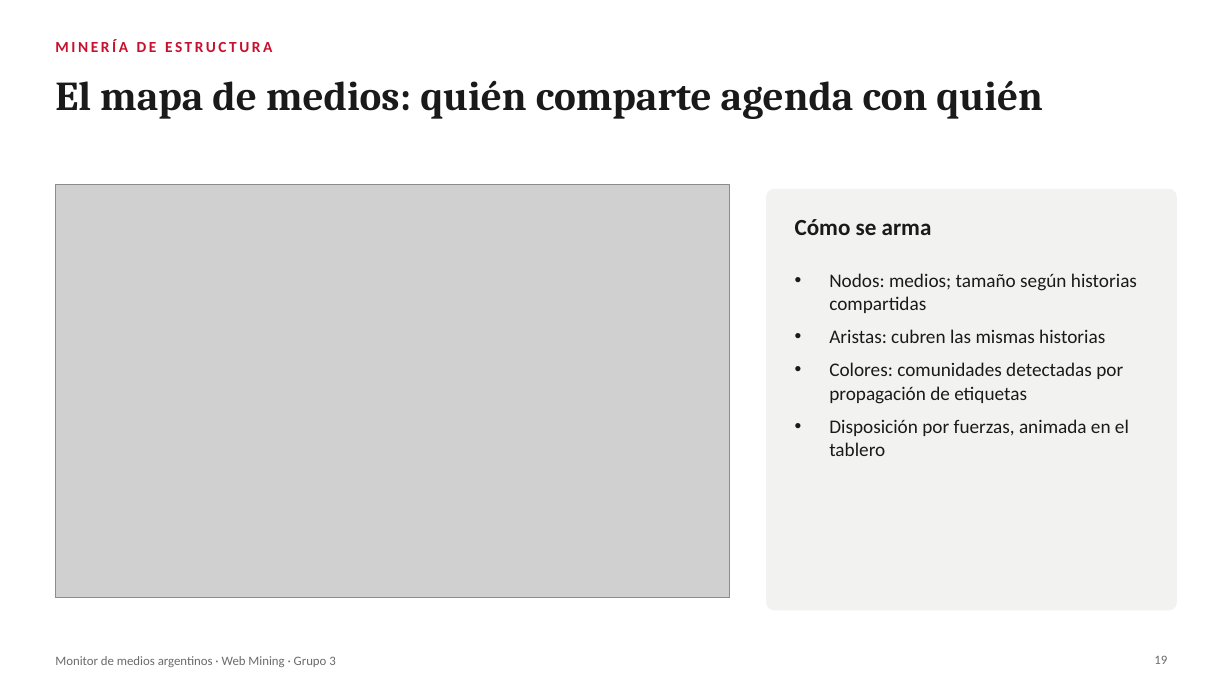
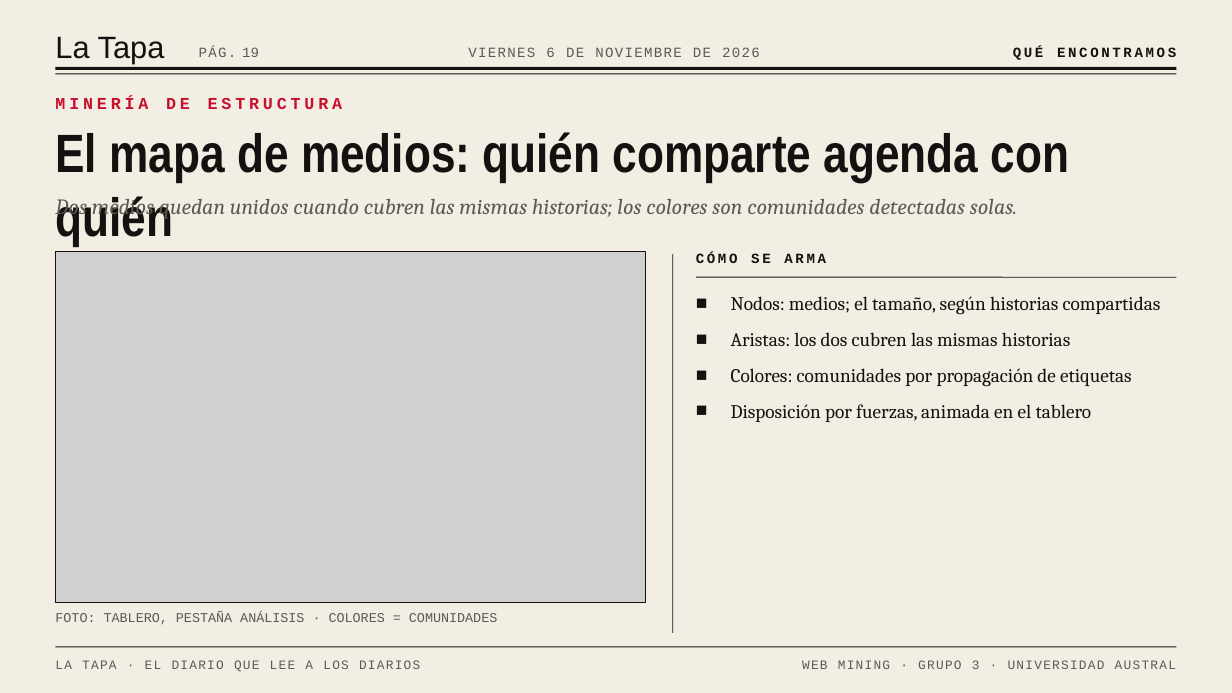
Before and after one commit to miguegarrone-blip/Web-Mining, a slide deck: slide 19 of docs/presentacion-tp.pptx. Drawn at 1232x693 pixels with LibreOffice and Linux fonts; fonts in the diff are those of the drawing; grey boxes stand for pictures. Boxes give left, top, right and bottom in pixels: in the first picture for what was removed or moved away, otherwise in the second. Text is boxed around its words. In the diff, an @@ line names an element or a change of style, - is before the commit and + after.

```diff
--- a/docs/presentacion-tp.pptx
+++ b/docs/presentacion-tp.pptx
@@ background #FFFFFF to #F3EEE3 @@
@@ text added at <box>55,36,165,64</box>, 24 pt, text #141210 @@
+La Tapa
@@ text added at <box>199,46,237,57</box>, 11 pt, text #5E5A54 @@
+PÁG.
@@ page number: place and size @@
-page number at <box>1154,655,1167,664</box>
+page number at <box>242,47,259,57</box>
@@ page number at <box>242,47,259,57</box>: size 10 to 11 pt, font Calibri to Courier New, text colour #6B6B6B to #5E5A54; alignment right to left; vertical alignment top to bottom @@
@@ text added at <box>468,47,760,57</box>, 11 pt, text #5E5A54 @@
+VIERNES 6 DE NOVIEMBRE DE 2026
@@ text added at <box>1013,46,1176,60</box>, 11 pt, text #141210, bold @@
+QUÉ ENCONTRAMOS
@@ line added from (55, 68) to (1177, 68), #141210 2.25 pt @@
@@ line added from (55, 74) to (1177, 74), #141210 0.75 pt @@
@@ title "El mapa de medios: quién ...": place and size @@
-title "El mapa de medios: quién ..." at <box>55,80,1042,119</box>
+title "El mapa de medios: quién ..." at <box>55,132,1069,246</box>
@@ title "El mapa de medios: quién ..." at <box>55,132,1069,246</box>: size 32 to 42 pt, font Cambria to Arial Narrow, text colour #1A1A1A to #141210 @@
@@ text "MINERÍA DE ESTRUCTURA": place and size @@
-text "MINERÍA DE ESTRUCTURA" at <box>55,39,272,52</box>
+text "MINERÍA DE ESTRUCTURA" at <box>55,96,343,109</box>
@@ text "MINERÍA DE ESTRUCTURA" at <box>55,96,343,109</box>: size 12 to 13 pt, font Calibri to Courier New, letter spacing 2 to 3 pt @@
@@ text added at <box>55,196,1017,219</box>, 17 pt, text #5E5A54, italic @@
+Dos medios quedan unidos cuando cubren las mismas historias; los colores son comunidades detectadas solas.
@@ rounded rectangle removed at <box>767,189,1177,610</box> @@
@@ picture: place and size @@
-picture at <box>55,185,730,598</box>
+picture at <box>55,251,645,603</box>
@@ rectangle added at <box>55,251,645,603</box>, outline #141210 0.75 pt @@
@@ line added from (673, 254) to (673, 633), #141210 0.5 pt @@
@@ text at <box>696,253,826,263</box>: text changed; size 18 to 11 pt; font Calibri to Courier New; text colour #1A1A1A to #141210 @@
-Cómo se arma
+CÓMO SE ARMA
@@ text "Nodos: medios; el tamaño, según ...": place and size @@
-text "Nodos: medios; el tamaño, según ..." at <box>829,273,1137,456</box>
+text "Nodos: medios; el tamaño, según ..." at <box>731,296,1161,422</box>
@@ line added from (696, 277) to (1177, 277), #141210 0.75 pt @@
@@ text at <box>731,296,1161,387</box>: text changed; font Calibri to Cambria; text colour #1A1A1A to #141210 @@
-• Nodos: medios; tamaño según historias compartidas
-• Aristas: cubren las mismas historias
-• Colores: comunidades detectadas por propagación de etiquetas
+■ Nodos: medios; el tamaño, según historias compartidas
+■ Aristas: los dos cubren las mismas historias
+■ Colores: comunidades por propagación de etiquetas
@@ text at <box>731,404,1092,422</box>: font Calibri to Cambria, text colour #1A1A1A to #141210 in "Disposición por fuerzas, animada en el tablero"; bullet • to ■; more space between paragraphs @@
@@ text added at <box>55,612,497,624</box>, 10.5 pt, text #5E5A54 @@
+FOTO: TABLERO, PESTAÑA ANÁLISIS · COLORES = COMUNIDADES
@@ line added from (55, 647) to (1177, 647), #141210 0.75 pt @@
@@ text added at <box>55,660,420,672</box>, 10 pt, text #5E5A54 @@
+LA TAPA · EL DIARIO QUE LEE A LOS DIARIOS
@@ text at <box>802,660,1176,669</box>: text changed; font Calibri to Courier New; text colour #6B6B6B to #5E5A54 @@
-Monitor de medios argentinos · Web Mining · Grupo 3
+WEB MINING · GRUPO 3 · UNIVERSIDAD AUSTRAL
```
Also in this commit, not shown: 15 other slides changed, 8 slides added, 7 slides removed, 10 other files.
